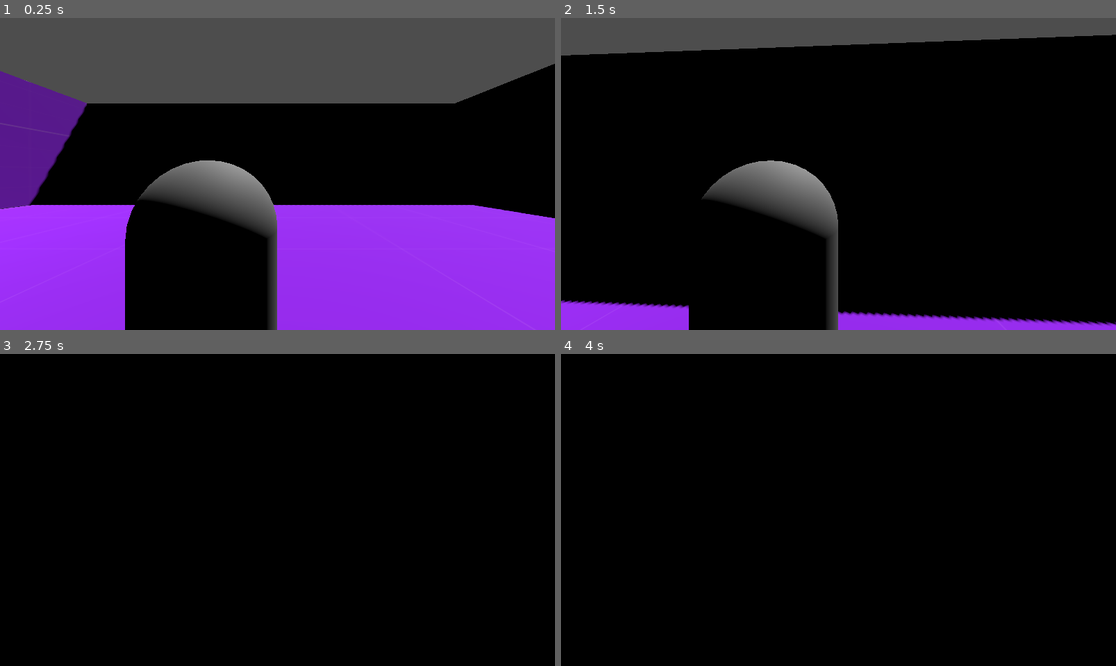
Above: before the commit, frames 1-4 (two rows, left to right).
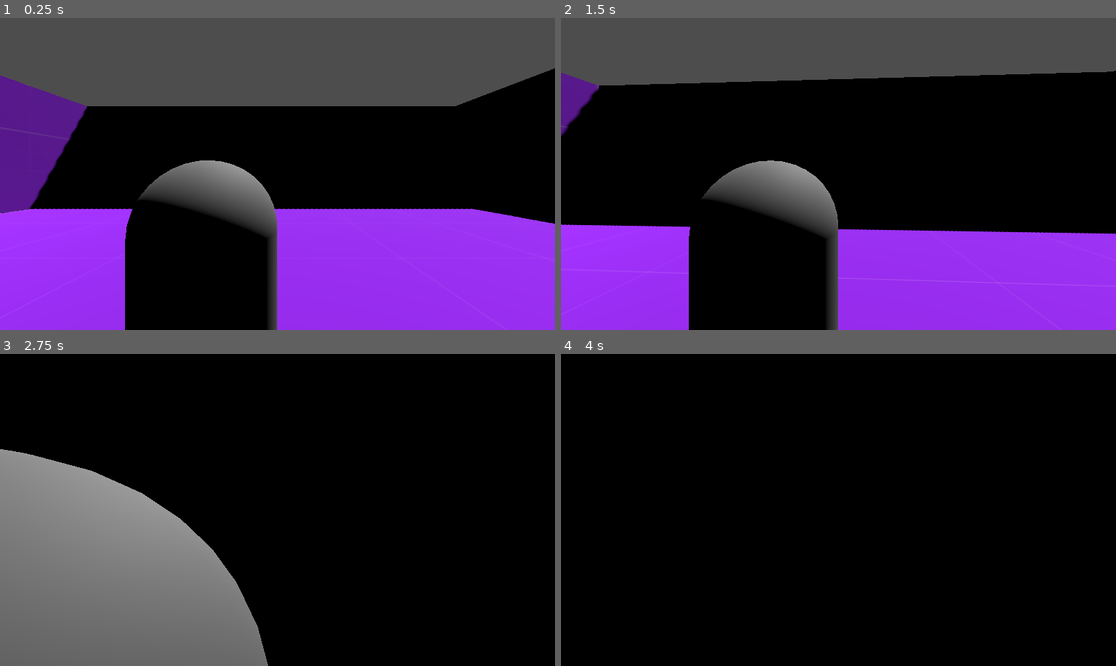
Above: after the commit, the same moments.

Repository: miksingsoju/ots-tps
Game: Godot game, scene res://World.tscn
Two runs of this game, one before a commit and one after it. Both use one fixed random seed, a clock stepped at 60 frames per second and the inputs below.
Inputs (mouse positions are in pixels of both pictures, inside the frame that each line leads up to):
- Up to frame 1 (0.25 s): no input
- Up to frame 2 (1.5 s): tap Enter at 0.5 s; move the mouse to (866, 174) at 0.52 s; hold Shift (sprint) 0.53-1.28 s; hold W (up) from 0.53 s (still down); tap Space (jump) at 0.77, 0.8, 1.07, 1.35 s; move the mouse to (810, 174) at 1.27 s
- Up to frame 3 (2.75 s): keep holding W (up); tap Space (jump) at 1.52, 1.82, 2.3 s; tap Shift (sprint) at 1.55 s; move the mouse to (288, 503) at 2.02 s; hold Right mouse button (aim) from 2.03 s (still down)
- Up to frame 4 (4 s): keep holding W (up); tap Space (jump) at 2.75, 3.02, 3.32, 3.77, 3.8 s; move the mouse to (832, 516) at 2.77 s; release Right mouse button (aim) at 2.78 s; tap Shift (sprint) at 2.85 s; tap Enter at 3.5 s; move the mouse to (877, 513) at 3.52 s; hold Shift (sprint) from 3.53 s (still down)

The runs differ from the first frame. In frame 1, 2.3% of the frame differs, in the area x 0-100%, y 14-66%; in frame 2, 32%, in the area x 0-100%, y 5-99%; in frame 3, 25%; in frame 4, nothing differs.

Commit message:
moved State machine inside player scene

Diff:
--- a/Player/StateMachine/PlayerStateMachine/States/idle.gd
+++ b/Player/StateMachine/PlayerStateMachine/States/idle.gd
@@ -1,5 +1,11 @@
 extends Motion
+
+func _enter() -> void:
+	print(name)
 
 func _update(delta: float) -> void:
 	set_direction()
 	calculate_velocity(SPEED, direction, delta)
+
+	if direction != Vector3.ZERO:
+		finished.emit("Run")
--- a/Player/StateMachine/PlayerStateMachine/States/motion.gd
+++ b/Player/StateMachine/PlayerStateMachine/States/motion.gd
@@ -14,8 +14,7 @@
 static var velocity: Vector3 = Vector3.ZERO
 
 func _ready() -> void:
-	pass
-	#velocity_updated.connect(owner.set_velocity_from_motion)
+	velocity_updated.connect(owner.set_velocity_from_motion)
 
 func set_direction() -> void:
 	input_dir = Input.get_vector("left", "right", "up", "down")
--- a/Player/StateMachine/PlayerStateMachine/States/run.gd
+++ b/Player/StateMachine/PlayerStateMachine/States/run.gd
@@ -1 +1,11 @@
-extends State
+extends Motion
+
+func _enter() -> void:
+	print(name)
+
+func _update(delta: float) -> void:
+	set_direction()
+	calculate_velocity(SPEED, direction, delta)
+
+	if direction == Vector3.ZERO:
+		finished.emit("Idle")
--- a/Player/StateMachine/state.gd
+++ b/Player/StateMachine/state.gd
@@ -2,6 +2,7 @@
 class_name State
 @warning_ignore("unused_signal")
 signal finished(next_state: String)
+#var player: CharacterBody3D
 
 func _enter() -> void:
 	return
@@ -12,5 +13,5 @@
 func _state_input(_event: InputEvent) -> void:
 	return
 
-func _update(_delta: float) -> void:
+func _update(delta: float) -> void:
 	return
--- a/Player/player.gd
+++ b/Player/player.gd
@@ -9,29 +9,29 @@
 	velocity = vel
 
 func _physics_process(delta: float) -> void:
-	# Add the gravity.
-	if not is_on_floor():
-		velocity += get_gravity() * delta
-
-	# Handle jump.
-	if Input.is_action_just_pressed("jump") and is_on_floor():
-		velocity.y = JUMP_VELOCITY
-
-
-	# Get the input direction and handle the movement/deceleration.
-	# As good practice, you should replace UI actions with custom gameplay actions.
-	var input_dir := Input.get_vector("left", "right", "up", "down")
-	var direction := (transform.basis * Vector3(input_dir.x, 0, input_dir.y)).normalized()
-	if direction:
-		if Input.is_action_pressed("sprint"):
-			velocity.x = direction.x * SPEED * SPRINT
-			velocity.z = direction.z * SPEED * SPRINT
-
-		else:
-			velocity.x = direction.x * SPEED
-			velocity.z = direction.z * SPEED
-	else:
-		velocity.x = move_toward(velocity.x, 0, SPEED)
-		velocity.z = move_toward(velocity.z, 0, SPEED)
+	## Add the gravity.
+	#if not is_on_floor():
+		#velocity += get_gravity() * delta
+#
+	## Handle jump.
+	#if Input.is_action_just_pressed("jump") and is_on_floor():
+		#velocity.y = JUMP_VELOCITY
+	#
+#
+	## Get the input direction and handle the movement/deceleration.
+	## As good practice, you should replace UI actions with custom gameplay actions.
+	#var input_dir := Input.get_vector("left", "right", "up", "down")
+	#var direction := (transform.basis * Vector3(input_dir.x, 0, input_dir.y)).normalized()
+	#if direction:
+		#if Input.is_action_pressed("sprint"):
+			#velocity.x = direction.x * SPEED * SPRINT
+			#velocity.z = direction.z * SPEED * SPRINT
+#
+		#else:
+			#velocity.x = direction.x * SPEED
+			#velocity.z = direction.z * SPEED
+	#else:
+		#velocity.x = move_toward(velocity.x, 0, SPEED)
+		#velocity.z = move_toward(velocity.z, 0, SPEED)
 
 	move_and_slide()
--- a/Player/player.tscn
+++ b/Player/player.tscn
@@ -2,6 +2,11 @@
 
 [ext_resource type="Script" uid="uid://wrrpfr8jpi86" path="res://Player/player.gd" id="1_4flbx"]
 [ext_resource type="Script" uid="uid://blsqy586fg0tw" path="res://Player/camera_system.gd" id="2_onrkg"]
+[ext_resource type="Script" uid="uid://cd3ke4gcuie40" path="res://Player/StateMachine/PlayerStateMachine/player_state_machine.gd" id="3_btcbx"]
+[ext_resource type="Script" uid="uid://dciltjot8to10" path="res://Player/StateMachine/PlayerStateMachine/States/idle.gd" id="4_vtle1"]
+[ext_resource type="Script" uid="uid://cgmdi7uypn6gs" path="res://Player/StateMachine/PlayerStateMachine/States/run.gd" id="5_od3ui"]
+[ext_resource type="Script" uid="uid://vt1ju12k1o44" path="res://Player/StateMachine/PlayerStateMachine/States/jump.gd" id="6_00tjw"]
+[ext_resource type="Script" uid="uid://dcvkelbg1daqm" path="res://Player/StateMachine/PlayerStateMachine/States/fall.gd" id="7_x3vf3"]
 
 [sub_resource type="CapsuleShape3D" id="CapsuleShape3D_sh265"]
 
@@ -11,16 +16,16 @@
 
 [sub_resource type="SphereShape3D" id="SphereShape3D_i3pqv"]
 
-[node name="Player" type="CharacterBody3D"]
+[node name="Player" type="CharacterBody3D" unique_id=354787937]
 script = ExtResource("1_4flbx")
 
-[node name="CollisionShape3D" type="CollisionShape3D" parent="."]
+[node name="CollisionShape3D" type="CollisionShape3D" parent="." unique_id=2051840653]
 shape = SubResource("CapsuleShape3D_sh265")
 
-[node name="MeshInstance3D" type="MeshInstance3D" parent="."]
+[node name="MeshInstance3D" type="MeshInstance3D" parent="." unique_id=1704434334]
 mesh = SubResource("CapsuleMesh_4flbx")
 
-[node name="Camera System" type="Node3D" parent="." node_paths=PackedStringArray("character", "edge_spring_arm", "rear_spring_arm", "camera")]
+[node name="Camera System" type="Node3D" parent="." unique_id=726314370 node_paths=PackedStringArray("character", "edge_spring_arm", "rear_spring_arm", "camera")]
 transform = Transform3D(1, 0, 0, 0, 1, 0, 0, 0, 1, 0, 0.76003253, 0)
 script = ExtResource("2_onrkg")
 character = NodePath("..")
@@ -28,15 +33,31 @@
 rear_spring_arm = NodePath("Edge Spring Arm/Rear Spring Arm")
 camera = NodePath("Edge Spring Arm/Rear Spring Arm/Camera3D")
 
-[node name="Edge Spring Arm" type="SpringArm3D" parent="Camera System"]
+[node name="Edge Spring Arm" type="SpringArm3D" parent="Camera System" unique_id=243357994]
 transform = Transform3D(-4.371139e-08, 0, 1, 0, 1, 0, -1, 0, -4.371139e-08, 0, 0.13953006, 0)
 shape = SubResource("SphereShape3D_onrkg")
 spring_length = 0.5
 
-[node name="Rear Spring Arm" type="SpringArm3D" parent="Camera System/Edge Spring Arm"]
+[node name="Rear Spring Arm" type="SpringArm3D" parent="Camera System/Edge Spring Arm" unique_id=779241803]
 transform = Transform3D(-4.371139e-08, 0, -1, 0, 1, 0, 1, 0, -4.371139e-08, 0, 0, 0)
 shape = SubResource("SphereShape3D_i3pqv")
 spring_length = 1.5
 
-[node name="Camera3D" type="Camera3D" parent="Camera System/Edge Spring Arm/Rear Spring Arm"]
+[node name="Camera3D" type="Camera3D" parent="Camera System/Edge Spring Arm/Rear Spring Arm" unique_id=306639497]
 transform = Transform3D(1, 0, 0, 0, 1, 0, 0, 0, 1, 0.58511394, 0.7955173, 1.4299698)
+
+[node name="StateMachine" type="Node" parent="." unique_id=910121506 node_paths=PackedStringArray("start_state")]
+script = ExtResource("3_btcbx")
+start_state = NodePath("Idle")
+
+[node name="Idle" type="Node" parent="StateMachine" unique_id=1994326202]
+script = ExtResource("4_vtle1")
+
+[node name="Run" type="Node" parent="StateMachine" unique_id=506274456]
+script = ExtResource("5_od3ui")
+
+[node name="Jump" type="Node" parent="StateMachine" unique_id=802715043]
+script = ExtResource("6_00tjw")
+
+[node name="Fall" type="Node" parent="StateMachine" unique_id=2096386622]
+script = ExtResource("7_x3vf3")
--- a/World.tscn
+++ b/World.tscn
@@ -3,11 +3,6 @@
 [ext_resource type="Texture2D" uid="uid://coevx1u5nf2m5" path="res://Assets/PNG/Green/texture_08.png" id="1_2dftf"]
 [ext_resource type="Texture2D" uid="uid://bww0t4itpsse2" path="res://Assets/PNG/Purple/texture_01.png" id="2_bcbcq"]
 [ext_resource type="PackedScene" uid="uid://d20hb8mnnooso" path="res://Player/player.tscn" id="3_bcbcq"]
-[ext_resource type="Script" uid="uid://cd3ke4gcuie40" path="res://Player/StateMachine/PlayerStateMachine/player_state_machine.gd" id="4_bah7m"]
-[ext_resource type="Script" uid="uid://dciltjot8to10" path="res://Player/StateMachine/PlayerStateMachine/States/idle.gd" id="5_fv4w7"]
-[ext_resource type="Script" uid="uid://cgmdi7uypn6gs" path="res://Player/StateMachine/PlayerStateMachine/States/run.gd" id="6_fvag4"]
-[ext_resource type="Script" uid="uid://vt1ju12k1o44" path="res://Player/StateMachine/PlayerStateMachine/States/jump.gd" id="7_kva58"]
-[ext_resource type="Script" uid="uid://dcvkelbg1daqm" path="res://Player/StateMachine/PlayerStateMachine/States/fall.gd" id="8_f5c0m"]
 
 [sub_resource type="StandardMaterial3D" id="StandardMaterial3D_js7pq"]
 albedo_texture = ExtResource("1_2dftf")
@@ -36,19 +31,3 @@
 material = SubResource("StandardMaterial3D_eu7l1")
 
 [node name="Player" parent="." unique_id=136574597 instance=ExtResource("3_bcbcq")]
-
-[node name="StateMachine" type="Node" parent="." unique_id=1789495265 node_paths=PackedStringArray("start_state")]
-script = ExtResource("4_bah7m")
-start_state = NodePath("Idle")
-
-[node name="Idle" type="Node" parent="StateMachine" unique_id=687778811]
-script = ExtResource("5_fv4w7")
-
-[node name="Run" type="Node" parent="StateMachine" unique_id=660309383]
-script = ExtResource("6_fvag4")
-
-[node name="Jump" type="Node" parent="StateMachine" unique_id=2114457271]
-script = ExtResource("7_kva58")
-
-[node name="Fall" type="Node" parent="StateMachine" unique_id=700074195]
-script = ExtResource("8_f5c0m")
